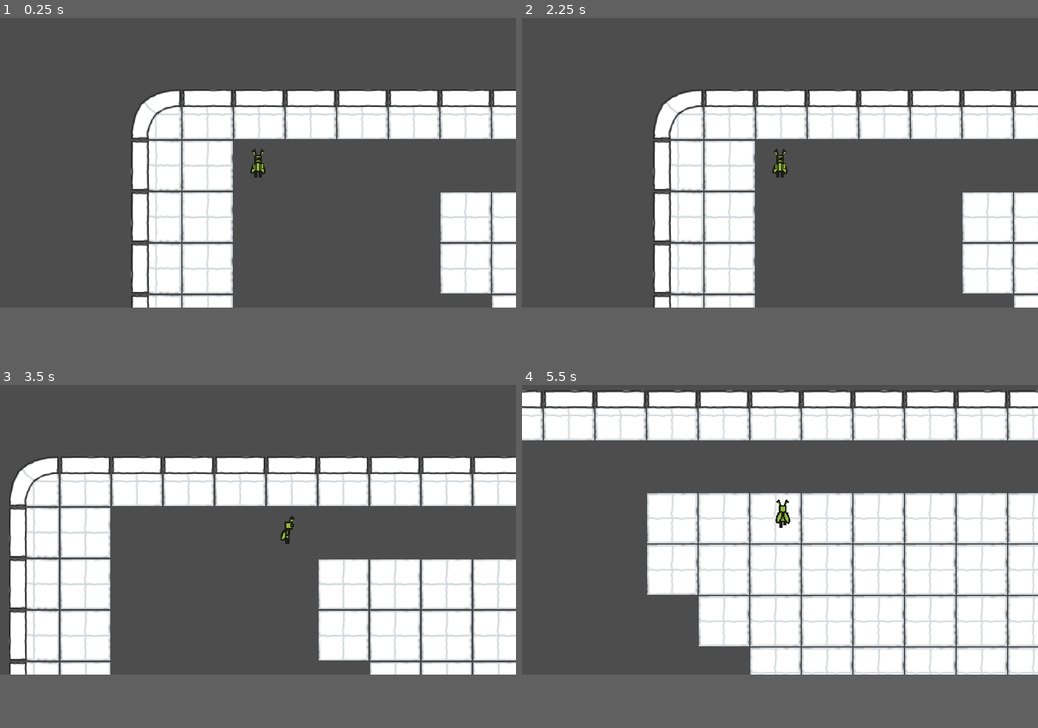
Above: before the commit, frames 1-4 (two rows, left to right).
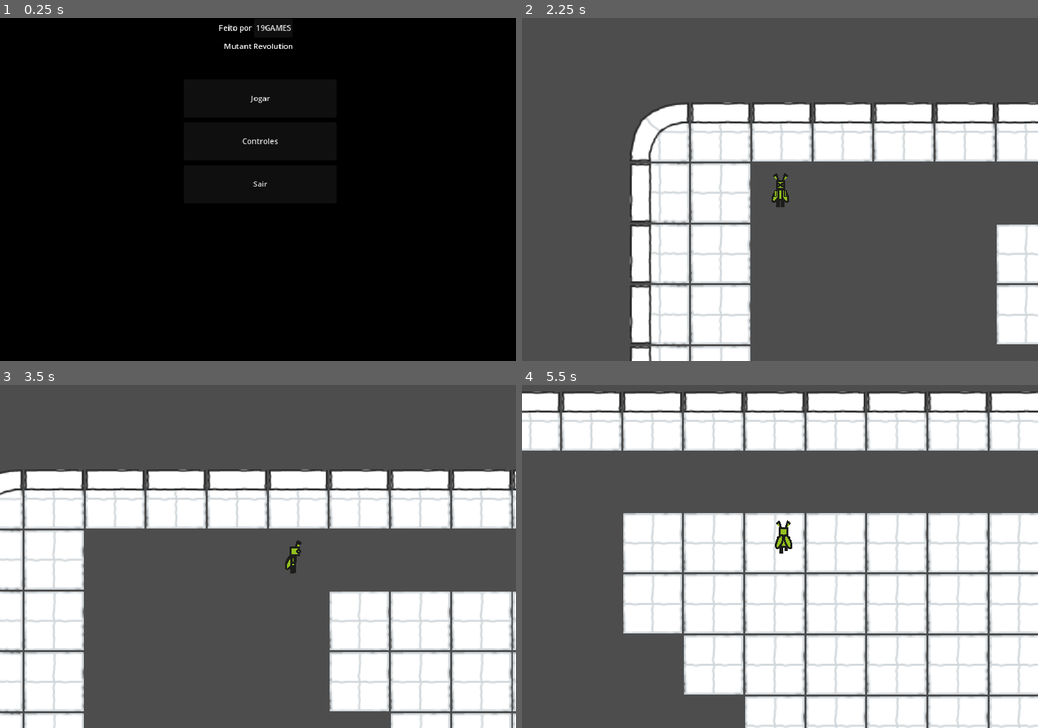
Above: after the commit, the same moments.

Repository: K010TE/Mutant_Revolution
Game: Godot game, scene res://scenes/menu.tscn
Two runs of this game, one before a commit and one after it. Both use one fixed random seed, a clock stepped at 60 frames per second and the inputs below. Before the commit the project starts from res://scenes/game_level.tscn.
Inputs (mouse positions are in pixels of both pictures, inside the frame that each line leads up to):
- Up to frame 1 (0.25 s): no input
- Up to frame 2 (2.25 s): click (795, 24) at 0.5 s, where only the run after the commit has a clickable "19GAMES"; click (780, 120) at 1.25 s, where only the run after the commit has a clickable "Controles"; click (780, 86) at 2 s, where only the run after the commit has a clickable "Jogar"
- Up to frame 3 (3.5 s): tap Enter at 2.75 s; move the mouse to (371, 515) at 2.77 s; hold D (move_right) from 2.78 s (still down); tap Space (dash) at 2.85 s; click (371, 515) at 2.92 s
- Up to frame 4 (5.5 s): move the mouse to (676, 542) at 3.52 s; release D (move_right) at 3.53 s; hold S (move_down) 3.53-4.28 s; tap Space (dash) at 3.6, 4.35, 5.1 s; click (676, 542) at 3.67 s; move the mouse to (831, 467) at 4.27 s; hold D (move_right) 4.28-5.03 s; click (831, 467) at 4.42 s; move the mouse to (754, 587) at 5.02 s; hold W (move_up) from 5.03 s (still down); click (754, 587) at 5.17 s
In our replay, the window is 800x450 before the commit and 800x533 after it. These sizes can differ from the game's own. Grey fills any space a smaller window leaves; there, only what the larger window draws over its background counts as a difference.

The runs differ from the first frame. In frame 1, 84% of the frame differs, in the area x 0-100%, y 0-85%; in frame 2, 24%; in frame 3, 35%; in frame 4, 38%.

Commit message:
adiciona menu inicial

Diff:
--- a/project.godot
+++ b/project.godot
@@ -11,13 +11,13 @@
 [application]
 
 config/name="Mutant_Revolution"
-run/main_scene="res://scenes/game_level.tscn"
-config/features=PackedStringArray("4.2", "Mobile")
+run/main_scene="res://scenes/menu.tscn"
+config/features=PackedStringArray("4.3", "Mobile")
 config/icon="res://icon.svg"
 
 [display]
 
-window/size/viewport_width=1280
+window/size/viewport_width=1080
 window/size/viewport_height=720
 window/stretch/mode="canvas_items"
 
@@ -29,27 +29,27 @@
 
 move_up={
 "deadzone": 0.5,
-"events": [Object(InputEventKey,"resource_local_to_scene":fa …(172 unchanged characters)… eycode":87,"key_label":0,"unicode":119,"echo":false,"script":null)
+"events": [Object(InputEventKey,"resource_local_to_scene":fa …(172 unchanged characters)… eycode":87,"key_label":0,"unicode":119,"location":0,"echo":false,"script":null)
 ]
 }
 move_down={
 "deadzone": 0.5,
-"events": [Object(InputEventKey,"resource_local_to_scene":fa …(172 unchanged characters)… eycode":83,"key_label":0,"unicode":115,"echo":false,"script":null)
+"events": [Object(InputEventKey,"resource_local_to_scene":fa …(172 unchanged characters)… eycode":83,"key_label":0,"unicode":115,"location":0,"echo":false,"script":null)
 ]
 }
 move_left={
 "deadzone": 0.5,
-"events": [Object(InputEventKey,"resource_local_to_scene":fa …(171 unchanged characters)… keycode":65,"key_label":0,"unicode":97,"echo":false,"script":null)
+"events": [Object(InputEventKey,"resource_local_to_scene":fa …(171 unchanged characters)… keycode":65,"key_label":0,"unicode":97,"location":0,"echo":false,"script":null)
 ]
 }
 move_right={
 "deadzone": 0.5,
-"events": [Object(InputEventKey,"resource_local_to_scene":fa …(172 unchanged characters)… eycode":68,"key_label":0,"unicode":100,"echo":false,"script":null)
+"events": [Object(InputEventKey,"resource_local_to_scene":fa …(172 unchanged characters)… eycode":68,"key_label":0,"unicode":100,"location":0,"echo":false,"script":null)
 ]
 }
 dash={
 "deadzone": 0.5,
-"events": [Object(InputEventKey,"resource_local_to_scene":fa …(171 unchanged characters)… keycode":32,"key_label":0,"unicode":32,"echo":false,"script":null)
+"events": [Object(InputEventKey,"resource_local_to_scene":fa …(171 unchanged characters)… keycode":32,"key_label":0,"unicode":32,"location":0,"echo":false,"script":null)
 ]
 }
 
--- /dev/null
+++ b/scenes/menu.tscn
@@ -0,0 +1,76 @@
+[gd_scene load_steps=2 format=3 uid="uid://btdxhkkudbv7b"]
+
+[ext_resource type="Script" path="res://scripts/menu.gd" id="1_6njwa"]
+
+[node name="Menu" type="Control"]
+layout_mode = 3
+anchors_preset = 15
+anchor_right = 1.0
+anchor_bottom = 1.0
+offset_right = -200.0
+grow_horizontal = 2
+grow_vertical = 2
+script = ExtResource("1_6njwa")
+
+[node name="ColorRect" type="ColorRect" parent="."]
+layout_mode = 1
+offset_right = 1080.0
+offset_bottom = 720.0
+color = Color(0, 0, 0, 1)
+
+[node name="GameName" type="Label" parent="."]
+custom_minimum_size = Vector2(650, 51)
+layout_mode = 0
+offset_left = 216.0
+offset_top = 48.0
+offset_right = 866.0
+offset_bottom = 115.0
+text = "Mutant Revolution"
+horizontal_alignment = 1
+
+[node name="MadeBy" type="HBoxContainer" parent="."]
+layout_mode = 0
+offset_left = 457.0
+offset_top = 1.0
+offset_right = 612.0
+offset_bottom = 41.0
+alignment = 1
+
+[node name="PlaceHolder" type="Label" parent="MadeBy"]
+layout_mode = 2
+text = "Feito por"
+
+[node name="Button" type="Button" parent="MadeBy" groups=["button"]]
+layout_mode = 2
+text = "19GAMES"
+
+[node name="Buttons" type="Label" parent="."]
+layout_mode = 0
+offset_top = -31.0
+offset_right = 40.0
+offset_bottom = -8.0
+
+[node name="Play" type="Button" parent="Buttons" groups=["button"]]
+layout_mode = 0
+offset_left = 384.0
+offset_top = 160.0
+offset_right = 704.0
+offset_bottom = 240.0
+text = "Jogar"
+icon_alignment = 1
+
+[node name="Controls" type="Button" parent="Buttons" groups=["button"]]
+layout_mode = 0
+offset_left = 384.0
+offset_top = 250.0
+offset_right = 704.0
+offset_bottom = 330.0
+text = "Controles"
+
+[node name="Quit" type="Button" parent="Buttons" groups=["button"]]
+layout_mode = 0
+offset_left = 384.0
+offset_top = 340.0
+offset_right = 704.0
+offset_bottom = 420.0
+text = "Sair"
--- a/scenes/tile_map.tscn
+++ b/scenes/tile_map.tscn
@@ -8,49 +8,31 @@
 texture_region_size = Vector2i(128, 128)
 2:1/next_alternative_id = 4
 2:1/0 = 0
-2:1/0/physics_layer_0/linear_velocity = Vector2(0, 0)
-2:1/0/physics_layer_0/angular_velocity = 0.0
 2:1/0/physics_layer_0/polygon_0/points = PackedVector2Array(20, -56, 44, -64, 64, -64, 64, -20, 40, -20, 12, -8, -8, 8, -20, 44, -20, 64, -60, 64, -56, 28, -52, 0, -36, -24, -16, -40)
 2:1/1 = 1
 2:1/1/flip_h = true
-2:1/1/physics_layer_0/linear_velocity = Vector2(0, 0)
-2:1/1/physics_layer_0/angular_velocity = 0.0
 2:1/1/physics_layer_0/polygon_0/points = PackedVector2Array(-24, -60, 12, -44, 28, -32, 44, -16, 56, 12, 60, 64, 20, 64, 20, 44, 12, 20, 0, 0, -24, -16, -40, -20, -64, -20, -64, -60)
 2:1/2 = 2
 2:1/2/flip_h = true
 2:1/2/flip_v = true
-2:1/2/physics_layer_0/linear_velocity = Vector2(0, 0)
-2:1/2/physics_layer_0/angular_velocity = 0.0
 2:1/2/physics_layer_0/polygon_0/points = PackedVector2Array(12, -16, 20, -40, 20, -64, 60, -64, 52, 0, 32, 28, 4, 48, -28, 56, -64, 60, -64, 20, -20, 12, 0, 0)
 2:1/3 = 3
 2:1/3/flip_v = true
-2:1/3/physics_layer_0/linear_velocity = Vector2(0, 0)
-2:1/3/physics_layer_0/angular_velocity = 0.0
 2:1/3/physics_layer_0/polygon_0/points = PackedVector2Array(-60, -36, -64, -64, -20, -64, -20, -36, -8, -8, 12, 8, 36, 16, 64, 20, 64, 60, 12, 56, -24, 36, -44, 12, -52, -4)
 3:0/next_alternative_id = 5
 3:0/0 = 0
-3:0/0/physics_layer_0/linear_velocity = Vector2(0, 0)
-3:0/0/physics_layer_0/angular_velocity = 0.0
 3:0/0/physics_layer_0/polygon_0/points = PackedVector2Array(-64, -64, 64, -64, 64, -21.3333, -64, -21.3333)
 3:0/1 = 1
 3:0/1/flip_v = true
-3:0/1/physics_layer_0/linear_velocity = Vector2(0, 0)
-3:0/1/physics_layer_0/angular_velocity = 0.0
 3:0/1/physics_layer_0/polygon_0/points = PackedVector2Array(-64, 21.3333, 64, 21.3333, 64, 64, -64, 64)
 3:0/2 = 2
 3:0/2/transpose = true
-3:0/2/physics_layer_0/linear_velocity = Vector2(0, 0)
-3:0/2/physics_layer_0/angular_velocity = 0.0
 3:0/2/physics_layer_0/polygon_0/points = PackedVector2Array(-64, -64, -21.3333, -64, -21.3333, 64, -64, 64)
 3:0/3 = 3
 3:0/3/flip_h = true
 3:0/3/transpose = true
-3:0/3/physics_layer_0/linear_velocity = Vector2(0, 0)
-3:0/3/physics_layer_0/angular_velocity = 0.0
 3:0/3/physics_layer_0/polygon_0/points = PackedVector2Array(21.3333, -64, 64, -64, 64, 64, 21.3333, 64)
 0:1/0 = 0
-0:1/0/physics_layer_0/linear_velocity = Vector2(0, 0)
-0:1/0/physics_layer_0/angular_velocity = 0.0
 
 [sub_resource type="TileSet" id="TileSet_ocpwp"]
 tile_size = Vector2i(128, 128)
--- /dev/null
+++ b/scripts/menu.gd
@@ -0,0 +1,32 @@
+extends Control
+
+
+func _ready():
+	for button in get_tree().get_nodes_in_group("button"):
+		button.connect("pressed", Callable(self, "on_button_pressed").bind(button))
+		button.connect("mouse_exited", Callable(self, "mouse_interaction").bind(button, "exited"))
+		button.connect("mouse_entered", Callable(self, "mouse_interaction").bind(button, "entered"))
+
+
+func on_button_pressed(button: Button):
+	match button.name:
+		"Play":
+			var _game: bool = get_tree().change_scene_to_file("res://scenes/game_level.tscn")
+
+		"Quit":
+			get_tree().quit()
+
+func mouse_interaction(button: Button, state: String):
+	match state:
+		"exited":
+			button.modulate.a = 1.0
+
+		"entered":
+			button.modulate.a = 0.5
+
+func _input(event):
+	if event is InputEventScreenTouch:
+		if event.is_pressed():
+			print("Screen touched at: ", event.position)
+		else:
+			print("Touch released at: ", event.position)
